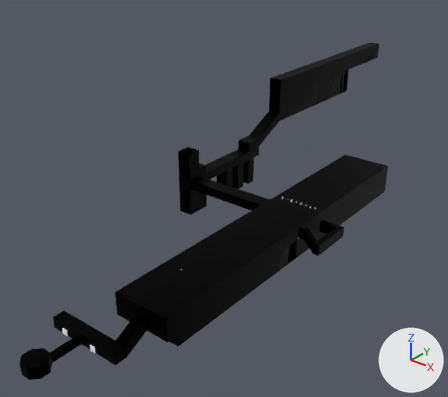
What one commit did to the FBX model Assets/Models/Places/lvl3 base corridors.fbx.
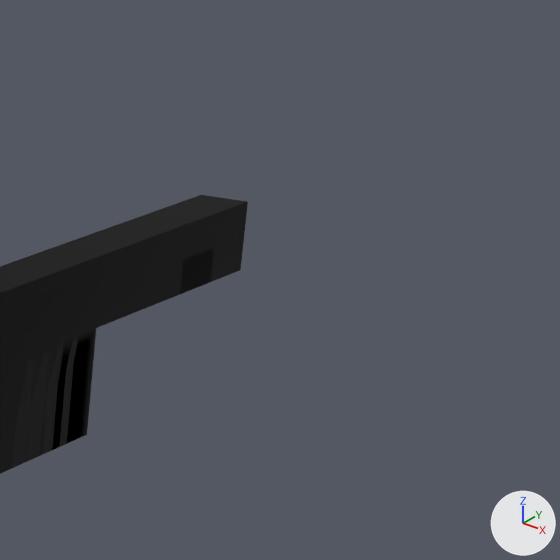
The first picture shows the older version from a 50 mm lens placed at (299.0, -175.0, 279.0), pointed at (-84.0, 304.0, -18.0). The close-ups show both versions on the part from 73% to 99% of the width and 1% to 29% of the height of that picture; other places that the commit changed are outside them. The axes (+X, +Y, +Z) are drawn at lower right. The lights are the same throughout. Where no turn or scale is listed for an object, it has been applied to the vertices.

The older version as bpy lines, for what is in view:
```python
me_base_corridors_001 = bpy.data.meshes.new('Base corridors.001')
me_base_corridors_001.from_pydata(...)  # 1094 vertices, 1093 faces; spans x -113.0..74.0, y -13.0..670.0, z -5.0..105.0
me_base_corridors_001.materials.append(mat_tube)  # black #000000
ob_base_corridors_1_001 = bpy.data.objects.new('Base corridors 1.001', me_base_corridors_001)
ob_base_corridors_1_001.location = (6.2, 1.7, -17.1)
```
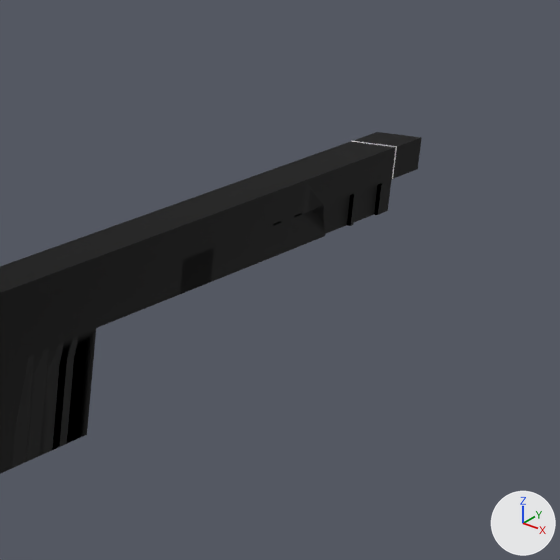
Where the newer file only moved an object's origin or applied its transform, the numbers keep the older frame.

Changed parts and their boxes (x1, y1, x2, y2) in the close-ups (560 x 560 px):
```json
{"object": "Base corridors 1.001", "change": "reshaped", "before": [0, 195, 248, 474], "after": [0, 132, 422, 474]}
{"part": 1, "of": "me_base_corridors_001", "change": "built on", "after": [131, 132, 422, 314], "on screen": "black"}
```

Edits to the scene script, one JSON object a line:
```json
{"block": "me_base_corridors_001", "where": "# used by ob_base_corridors_1_001; location = (6.2, 1.7, -17.1)"}
{"op": "remove", "block": "me_base_corridors_001", "code": "me_base_corridors_001.from_pydata(...)  # 1094 vertices, 1093 faces; spans x -113.0..74.0, y -13.0..670.0, z -5.0..105.0"}
{"op": "add", "block": "me_base_corridors_001", "code": "me_base_corridors_001.from_pydata(...)  # 1210 vertices, 1199 faces; spans x -113.0..74.0, y -13.0..794.0, z -5.0..105.0"}
{"block": "me_base_corridors_001", "change": "me_base_corridors_001 part 1: 1 vertex moved within x -105.0, y 670.0, z 85.0; 114 vertices added at x -113.0..-98.0, y 670.0..794.0, z 85.0..105.0"}
```
